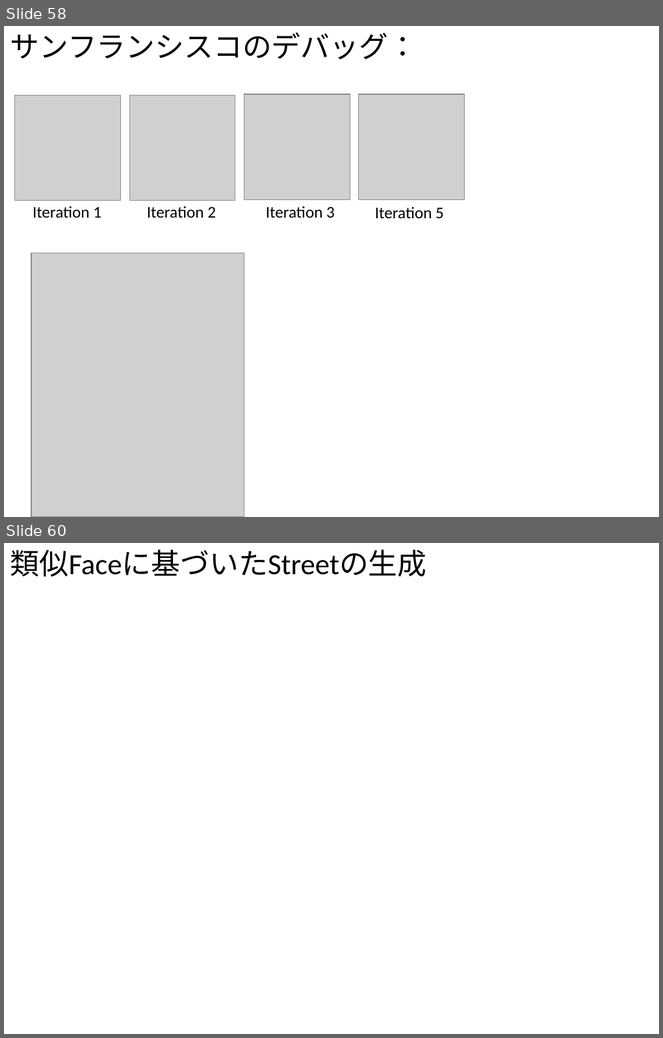
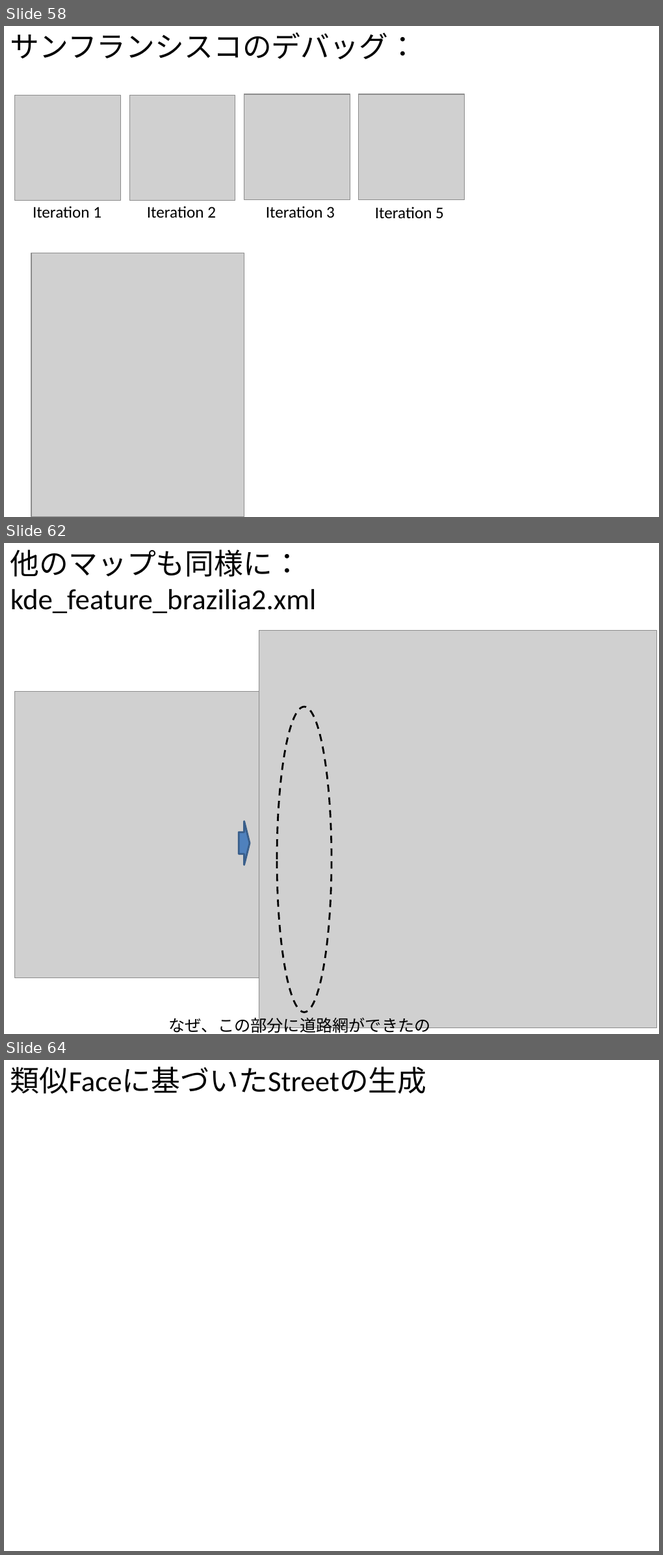
Before and after one commit to gnishida/RoadDesigner, a slide deck: RoadDesigner.pptx. Shown one above the other, each under a label of ours: slides 58 and 60 before the commit, slides 58, 62 and 64 after it; the slides between them are not shown. The pictures are 663x1038 and 663x1555 pixels, drawn with LibreOffice and Linux fonts; fonts in the diff are those of the drawing; grey boxes stand for pictures. Boxes give left, top, right and bottom in pixels: in the first picture for what was removed or moved away, otherwise in the second. Text is boxed around its words. In the diff, an @@ line names an element or a change of style, - is before the commit and + after.

```diff
--- a/RoadDesigner.pptx
+++ b/RoadDesigner.pptx
@@ slide 62 added at [4, 543, 659, 1034], background #FFFFFF @@
@@ text added at [10, 549, 316, 613], 32 pt, text #000000 @@
+他のマップも同様に：
+kde_feature_brazilia2.xml
@@ picture added at [259, 630, 657, 1028] @@
@@ picture added at [15, 692, 324, 978] @@
@@ ellipse added at [277, 707, 332, 1013], outline #000000 2 pt dashed @@
@@ right arrow added at [239, 821, 250, 865], fill #4F81BD, outline #3A5F8C 2 pt @@
@@ text added at [168, 1015, 430, 1034], 18 pt, text #000000 @@
+なぜ、この部分に道路網ができたのか？
@@ what was slide 60 is now slide 64 @@
```
Also in this commit, not shown: 4 other slides added, 1 slide removed, 4 other files.
